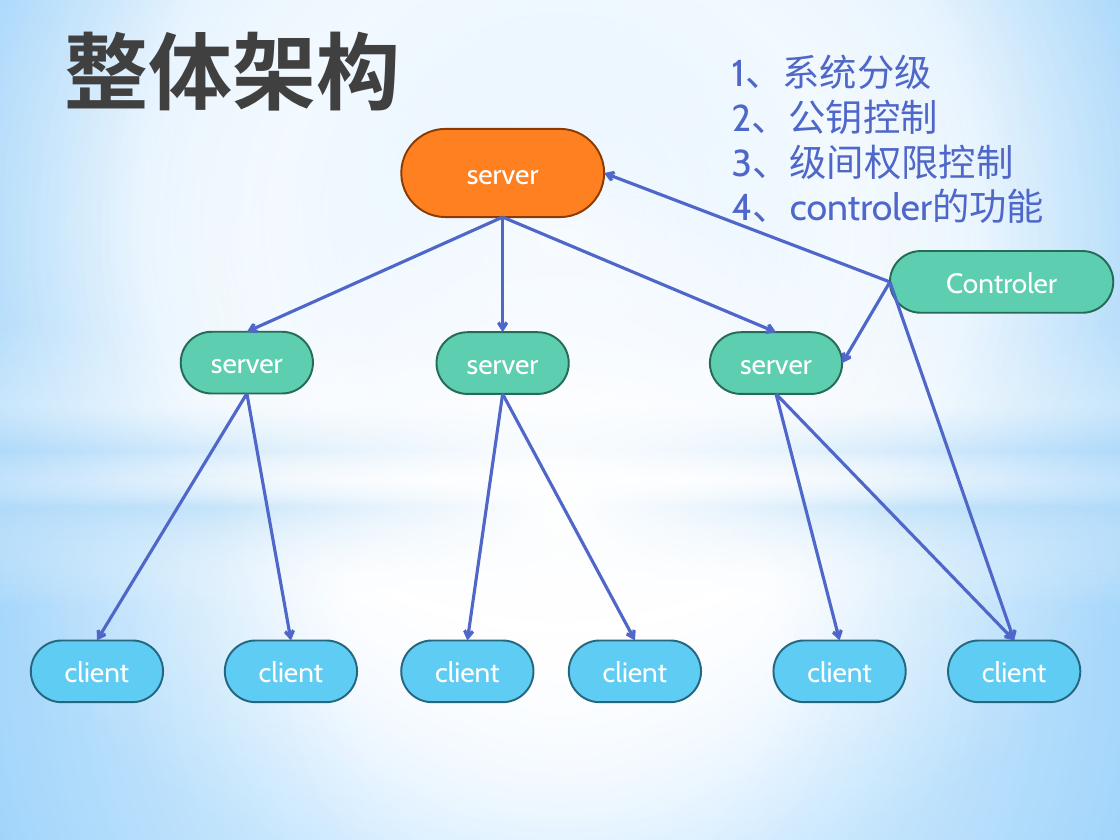
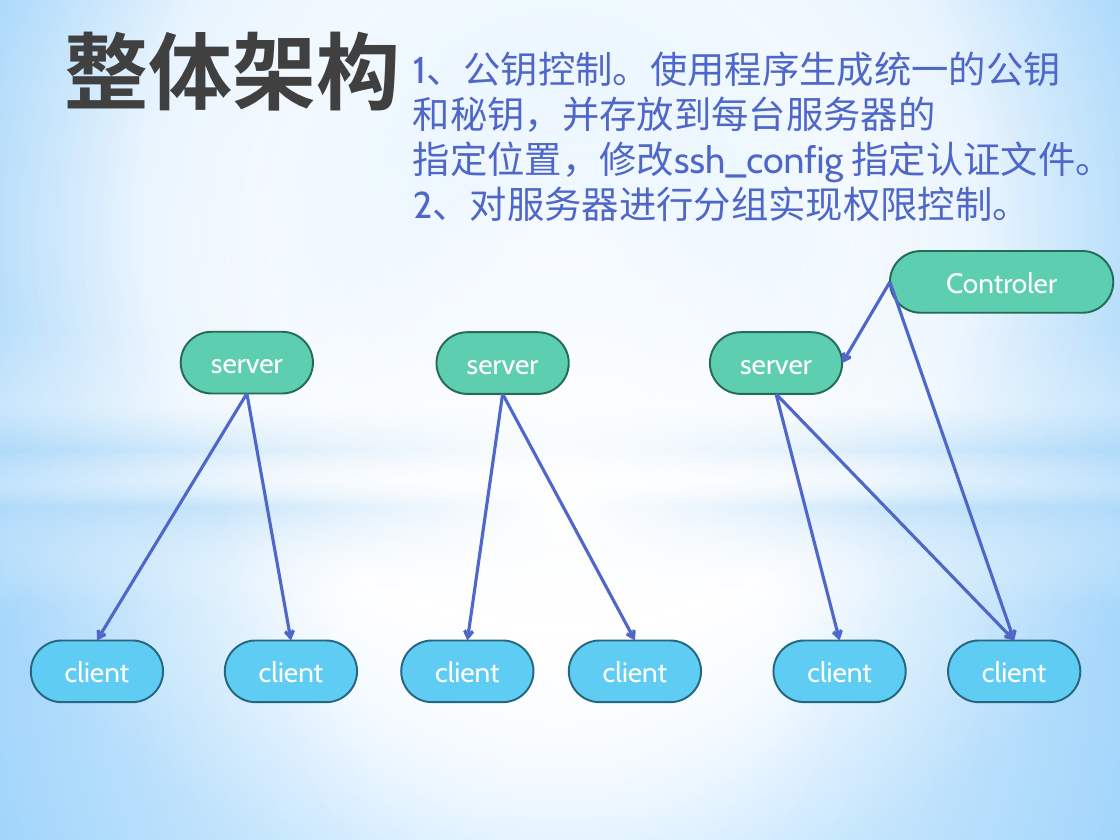
Before and after one commit to allragedbody/clasenbee, a slide deck: slide 3 of docs/Git集群配置方案.pptx (slide 6 before the commit). Drawn at 1120x840 pixels with LibreOffice and Linux fonts; fonts in the diff are those of the drawing. Boxes give left, top, right and bottom in pixels: in the first picture for what was removed or moved away, otherwise in the second. Text is boxed around its words. In the diff, an @@ line names an element or a change of style, - is before the commit and + after.

```diff
--- a/docs/Git集群配置方案.pptx
+++ b/docs/Git集群配置方案.pptx
@@ text at [413,52,1113,221]: text changed @@
-1、系统分级
-2、公钥控制
-3、级间权限控制
-4、controler的功能
+1、公钥控制。使用程序生成统一的公钥
+和秘钥，并存放到每台服务器的
+指定位置，修改ssh_config 指定认证文件。
+2、对服务器进行分组实现权限控制。
@@ rounded rectangle removed at [401,129,604,217] @@
-server
@@ arrow removed from (890, 282) to (604, 174) @@
@@ arrow removed from (503, 217) to (246, 332) @@
@@ arrow removed from (503, 217) to (503, 333) @@
@@ arrow removed from (503, 217) to (776, 333) @@
```
Also in this commit, not shown: 5 other slides changed, 3 slides added, 5 slides removed, 8 other files.
